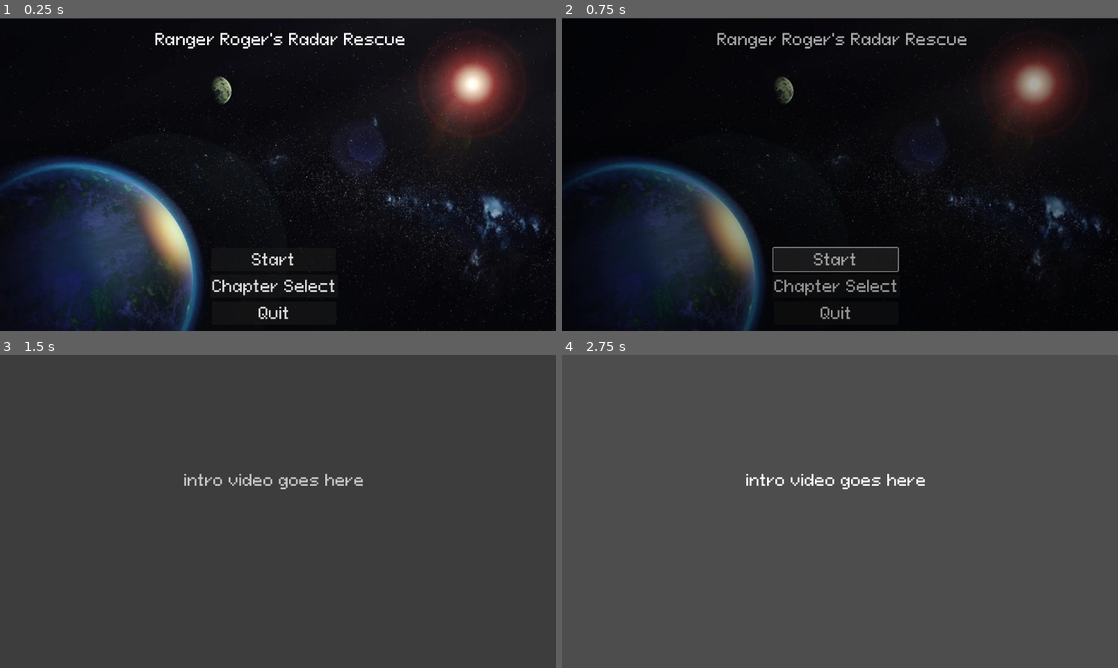
Above: before the commit, frames 1-4 (two rows, left to right).
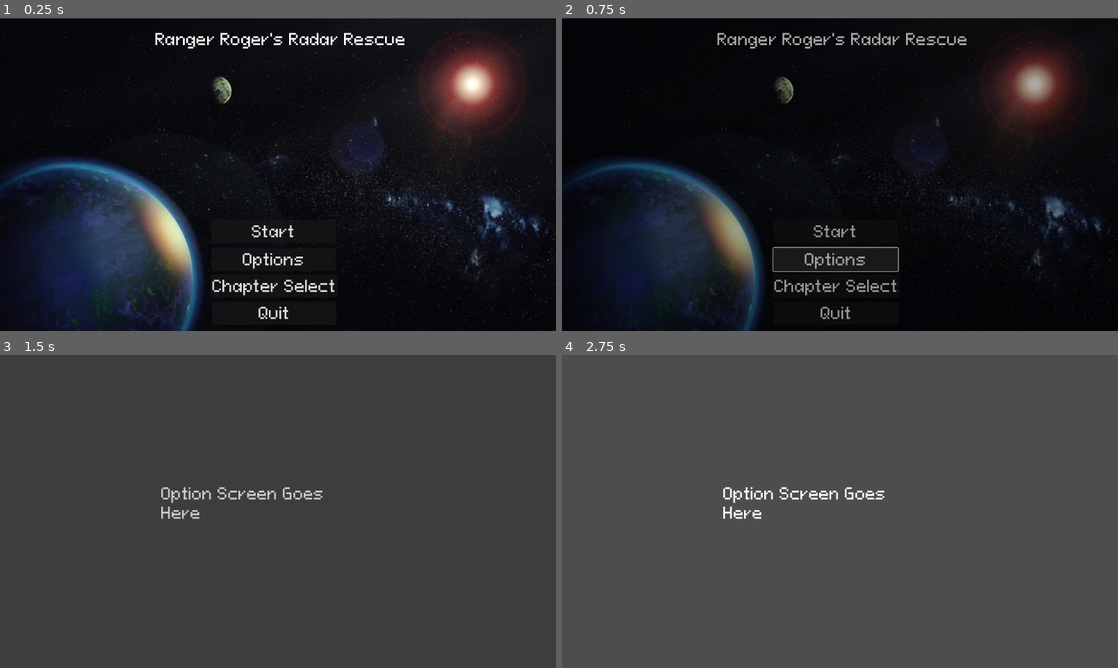
Above: after the commit, the same moments.

Repository: Game-Production-Spring-23/NavyGameR4
Game: Godot game, scene res://scenes/mainmenu.tscn
The game is run twice, just before and just after one commit, with the same random seed, the same clock (stepped at 60 frames per second) and the same inputs.
Inputs (mouse positions are in pixels of both pictures, inside the frame that each line leads up to):
- Up to frame 1 (0.25 s): no input
- Up to frame 2 (0.75 s): click (834, 259) at 0.5 s, where only the run after the commit has a clickable "Options"
- Up to frame 3 (1.5 s): no input
- Up to frame 4 (2.75 s): tap Enter at 2 s

The runs differ from the first frame. In frame 1, 0.4% of the frame differs, in the area x 43-55%, y 64-81%; in frame 2, 0.4%; in frame 3, 1.1%; in frame 4, 1.1%, in the area x 29-66%, y 38-53%.

Commit message:
Options
I have made the options screen; however, I am leaving it with some placeholder text right now until we decide what to add in there.

Diff:
--- a/scenes/mainmenu.tscn
+++ b/scenes/mainmenu.tscn
@@ -30,11 +30,22 @@
 z_index = 1
 layout_mode = 0
 offset_left = 438.0
+offset_top = 418.0
+offset_right = 696.0
+offset_bottom = 466.0
+theme = ExtResource("2_iqo1g")
+text = "Start"
+
+[node name="optionButton" type="Button" parent="UI"]
+z_index = 1
+layout_mode = 0
+offset_left = 438.0
 offset_top = 476.0
 offset_right = 696.0
 offset_bottom = 524.0
 theme = ExtResource("2_iqo1g")
-text = "Start"
+text = "Options
+"
 
 [node name="endButton" type="Button" parent="UI"]
 z_index = 1
@@ -64,5 +75,6 @@
 texture = ExtResource("3_wj3nn")
 
 [connection signal="pressed" from="UI/startButton" to="." method="_on_start_button_pressed"]
+[connection signal="pressed" from="UI/optionButton" to="." method="_on_option_button_pressed"]
 [connection signal="pressed" from="UI/endButton" to="." method="_on_end_button_pressed"]
 [connection signal="pressed" from="UI/chapterSelectButton" to="." method="_on_chapter_select_button_pressed"]
--- /dev/null
+++ b/scenes/options.tscn
@@ -0,0 +1,13 @@
+[gd_scene load_steps=2 format=3 uid="uid://5u0dpum6qwvo"]
+
+[ext_resource type="Theme" uid="uid://bajr2k60ueqkc" path="res://assets/themes/default_theme.tres" id="1_5knui"]
+
+[node name="options" type="Node2D"]
+
+[node name="RichTextLabel" type="RichTextLabel" parent="."]
+offset_left = 334.0
+offset_top = 267.0
+offset_right = 748.0
+offset_bottom = 375.0
+theme = ExtResource("1_5knui")
+text = "Option Screen Goes Here"
--- a/scripts/mainmenu.gd
+++ b/scripts/mainmenu.gd
@@ -9,11 +9,16 @@
 	sceneTransition.loadScene(sceneName)
 	# gameController.changeScene("res://scenes/" + sceneName + ".tscn")
 
-func _on_end_button_pressed():
-	get_tree().quit()
+
+func _on_option_button_pressed():
+	sceneName = "options"
+	sceneTransition.loadScene(sceneName)
 
 
 func _on_chapter_select_button_pressed():
 	#sceneName will not update when pressing on chapterSelect Button.
 	sceneName = "chapterSelect"
 	sceneTransition.loadScene(sceneName)
+
+func _on_end_button_pressed():
+	get_tree().quit()
